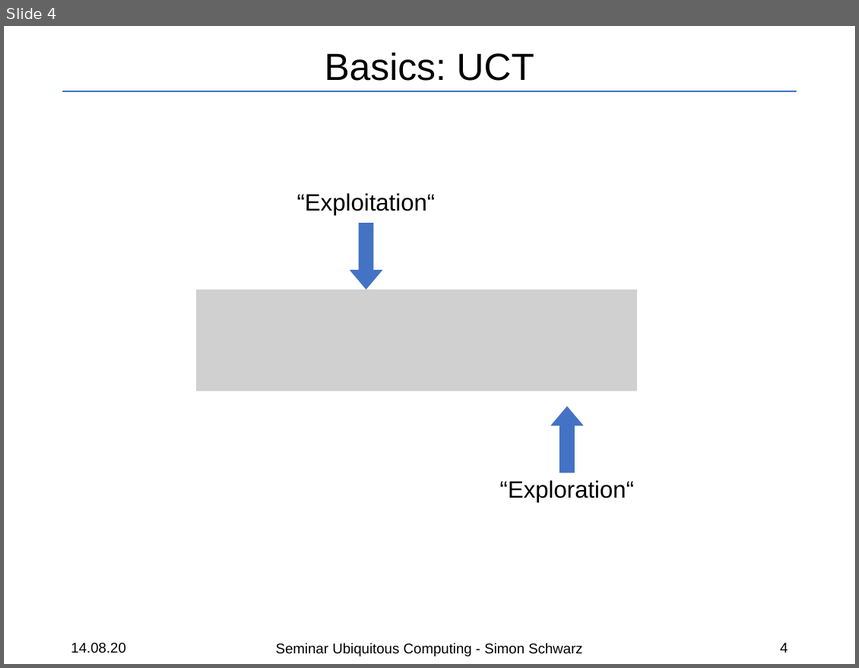
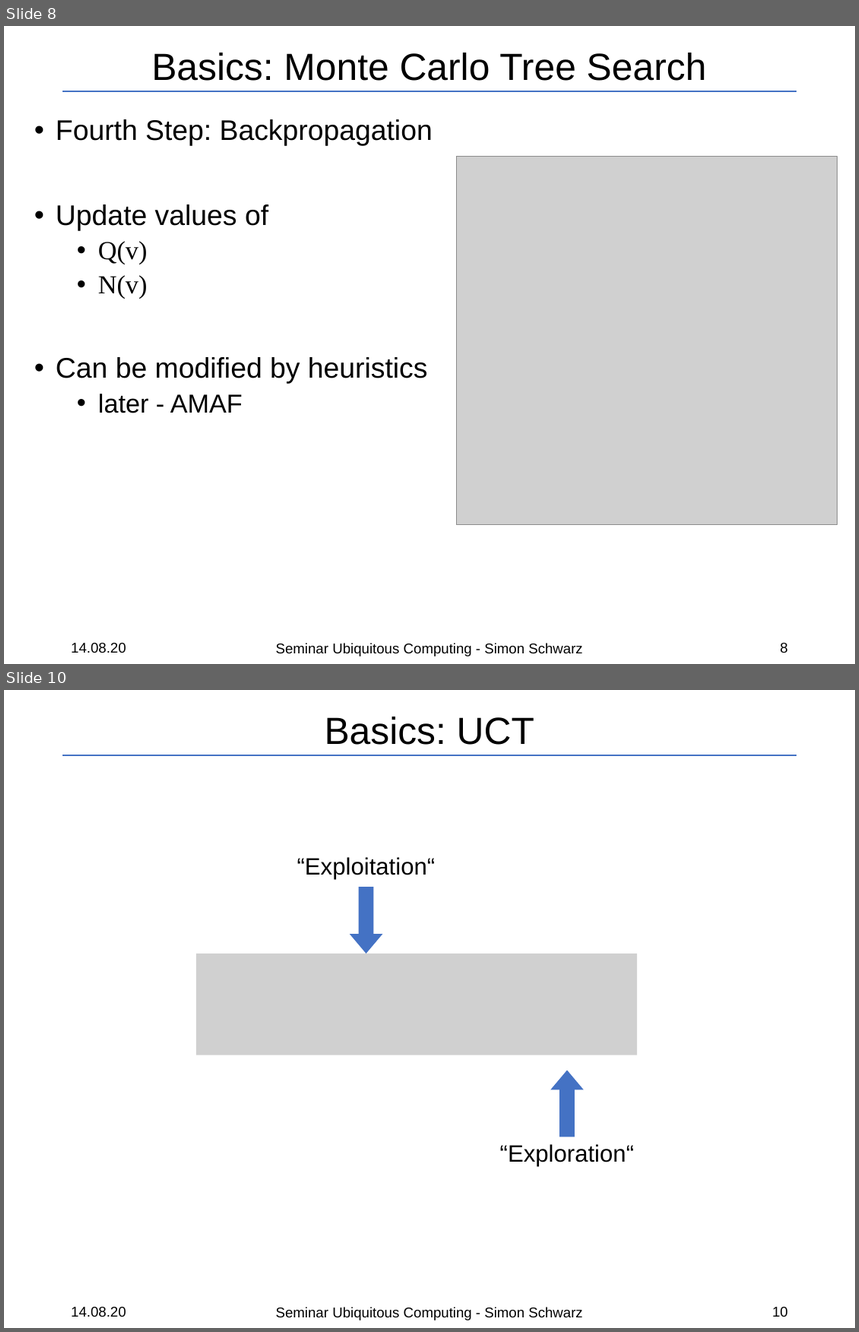
Before and after one commit to SRSchwarz/MCTS-Survey, a slide deck: slides/presentation.pptx. Shown one above the other, each under a label of ours: slide 4 before the commit, slides 8 and 10 after it; the slides between them are not shown. The pictures are 859x668 and 859x1332 pixels, drawn with LibreOffice and Linux fonts; fonts in the diff are those of the drawing; grey boxes stand for pictures. Boxes give left, top, right and bottom in pixels: in the first picture for what was removed or moved away, otherwise in the second. Text is boxed around its words. In the diff, an @@ line names an element or a change of style, - is before the commit and + after.

```diff
--- a/slides/presentation.pptx
+++ b/slides/presentation.pptx
@@ slide 8 added at [4, 26, 855, 664], background #FFFFFF @@
@@ title added at [151, 53, 707, 81], 32 pt, text #000000 @@
+Basics: Monte Carlo Tree Search
@@ line added from (63, 91) to (797, 91), #4472C4 1.5 pt @@
@@ text added at [56, 119, 433, 414], 24 pt, text #000000 @@
+• Fourth Step: Backpropagation
+• Update values of
+  • Q(v)
+  • N(v)
+• Can be modified by heuristics
+  • later - AMAF
@@ picture added at [457, 156, 837, 525] @@
@@ text added at [71, 643, 126, 654], 12 pt, text #000000 @@
+14.08.20
@@ text added at [276, 643, 582, 657], 12 pt, text #000000 @@
+Seminar Ubiquitous Computing - Simon Schwarz
@@ page number added at [780, 643, 788, 653], 12 pt, text #000000 @@
+8
@@ what was slide 4 is now slide 10 @@
@@ page number at [772, 1307, 788, 1318]: text changed @@
-4
+10
```
Also in this commit, not shown: 2 slides changed, 5 other slides added, 8 other files.
